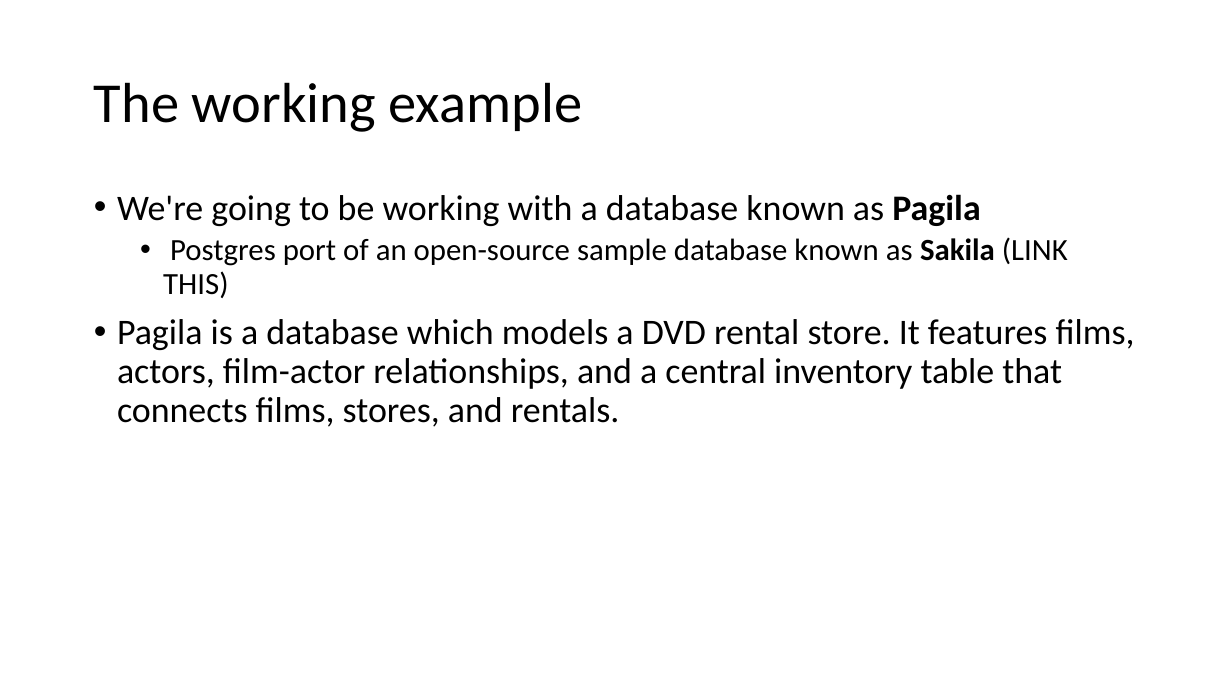
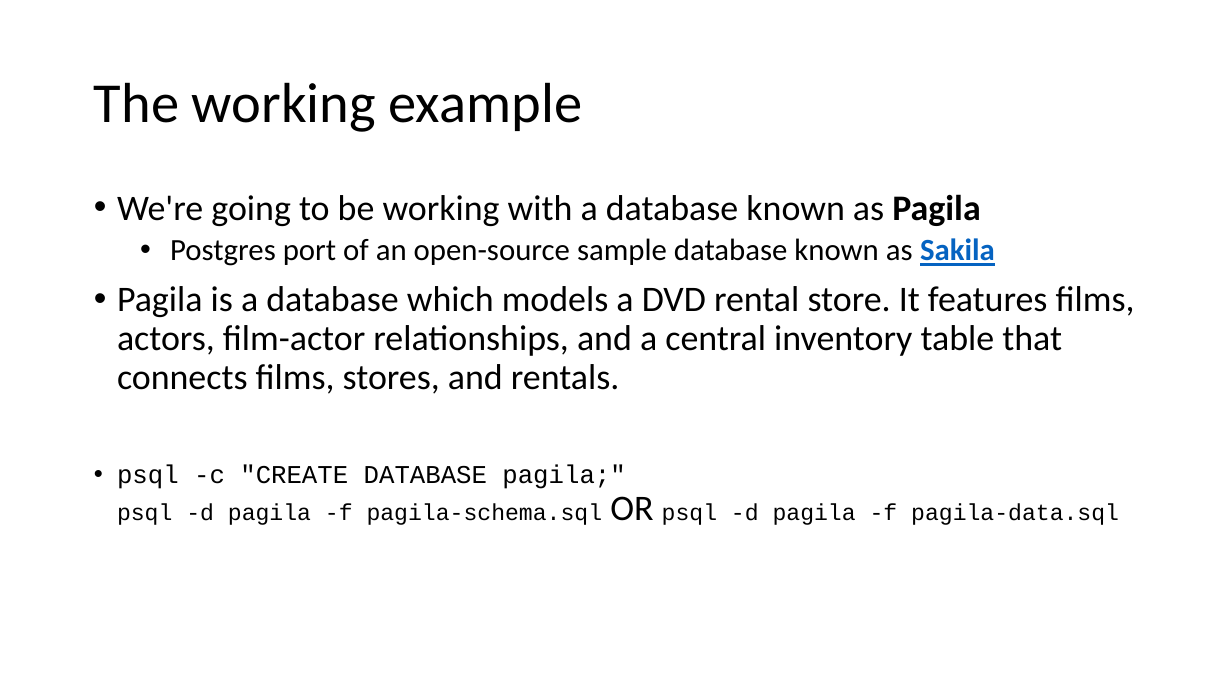
Before and after one commit to vidyasagarbhargava/AiCourse, a slide deck: slide 5 of Chapter 2. Python for Data Scientists/Module 2. SQL/0. SQL Basics.pptx. Drawn at 1232x693 pixels with LibreOffice and Linux fonts; fonts in the diff are those of the drawing. Boxes give left, top, right and bottom in pixels: in the first picture for what was removed or moved away, otherwise in the second. Text is boxed around its words. In the diff, an @@ line names an element or a change of style, - is before the commit and + after.

Commit message:
added pagila installation instructions

```diff
--- a/Chapter 2. Python for Data Scientists/Module 2. SQL/0. SQL Basics.pptx
+++ b/Chapter 2. Python for Data Scientists/Module 2. SQL/0. SQL Basics.pptx
@@ text at <box>170,238,995,266</box>: text changed @@
-  • Postgres port of an open-source sample database known as Sakila (LINK THIS)
+  • Postgres port of an open-source sample database known as Sakila
@@ text at <box>117,464,1119,525</box>: paragraph added @@
+• psql -c "CREATE DATABASE pagila;"
+  psql -d pagila -f pagila-schema.sql OR psql -d pagila -f pagila-data.sql
```
Also in this commit, not shown: 1 other slide changed.
